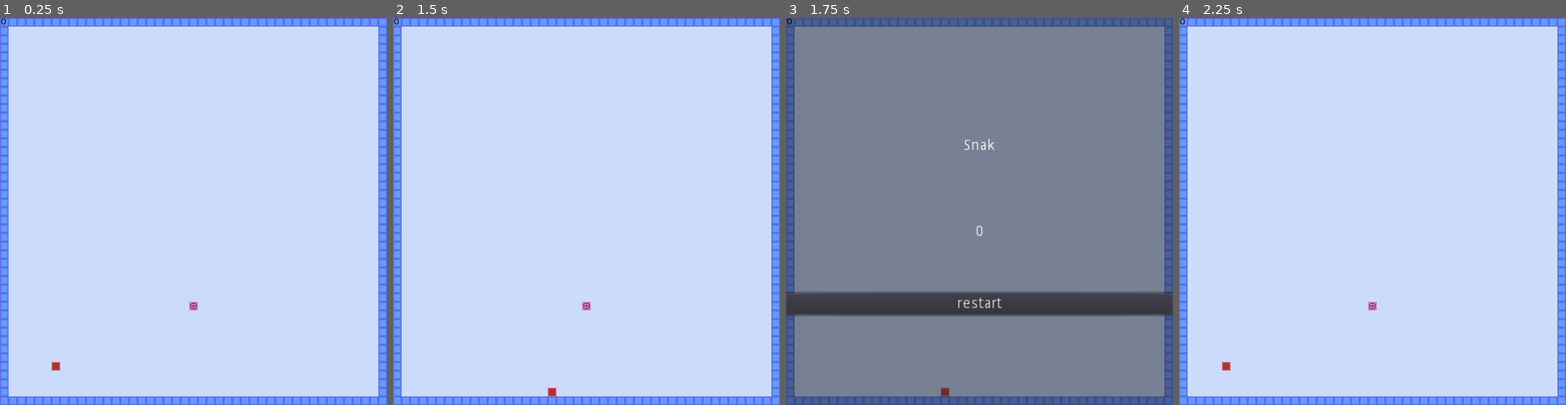
Above: before the commit, frames 1-4 (left to right).
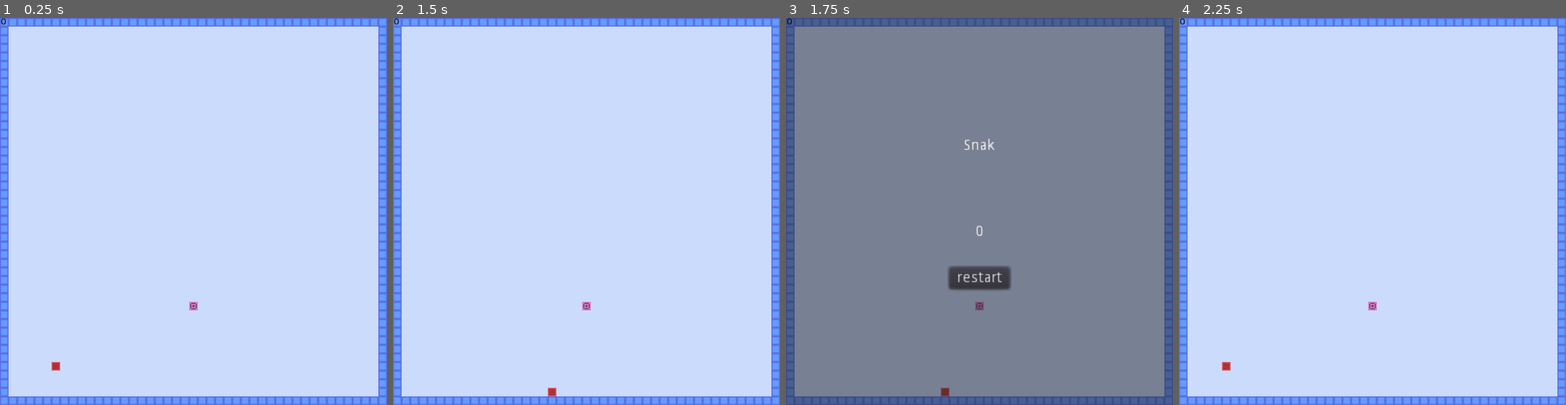
Above: after the commit, the same moments.

Repository: jestegs/SnakeClone
Game: Godot game, scene res://Main.tscn
Two runs of this game, one before a commit and one after it. Both use one fixed random seed, a clock stepped at 60 frames per second and the inputs below.
Inputs:
- Up to frame 1 (0.25 s): no input
- Up to frame 2 (1.5 s): hold D (move_right) 0.53-1.28 s; hold S (move_down) from 1.28 s (still down)
- Up to frame 3 (1.75 s): keep holding S (move_down)
- Up to frame 4 (2.25 s): release S (move_down) at 2 s; click "restart" at 2 s

Frames 1-2 are identical in both runs. In frame 3, 7.2% of the frame differs, in the area x 0-100%, y 64-78%; in frame 4, nothing differs.

Commit message:
changed restart button size

Diff:
--- a/HUD.tscn
+++ b/HUD.tscn
@@ -3,7 +3,6 @@
 [node name="HUD" type="CanvasLayer"]
 
 [node name="EndScreen" type="Panel" parent="."]
-visible = false
 self_modulate = Color( 1, 1, 1, 0.501961 )
 anchor_right = 1.0
 anchor_bottom = 1.0
@@ -33,11 +32,14 @@
 align = 1
 
 [node name="Button" type="Button" parent="EndScreen"]
-anchor_top = 0.5
-anchor_right = 1.0
-anchor_bottom = 0.5
-margin_top = 76.0
-margin_bottom = 96.0
+anchor_left = 0.5
+anchor_top = 1.0
+anchor_right = 0.5
+anchor_bottom = 1.0
+margin_left = -28.0
+margin_top = -128.0
+margin_right = 28.0
+margin_bottom = -108.0
 text = "restart"
 __meta__ = {
 "_edit_use_anchors_": false
